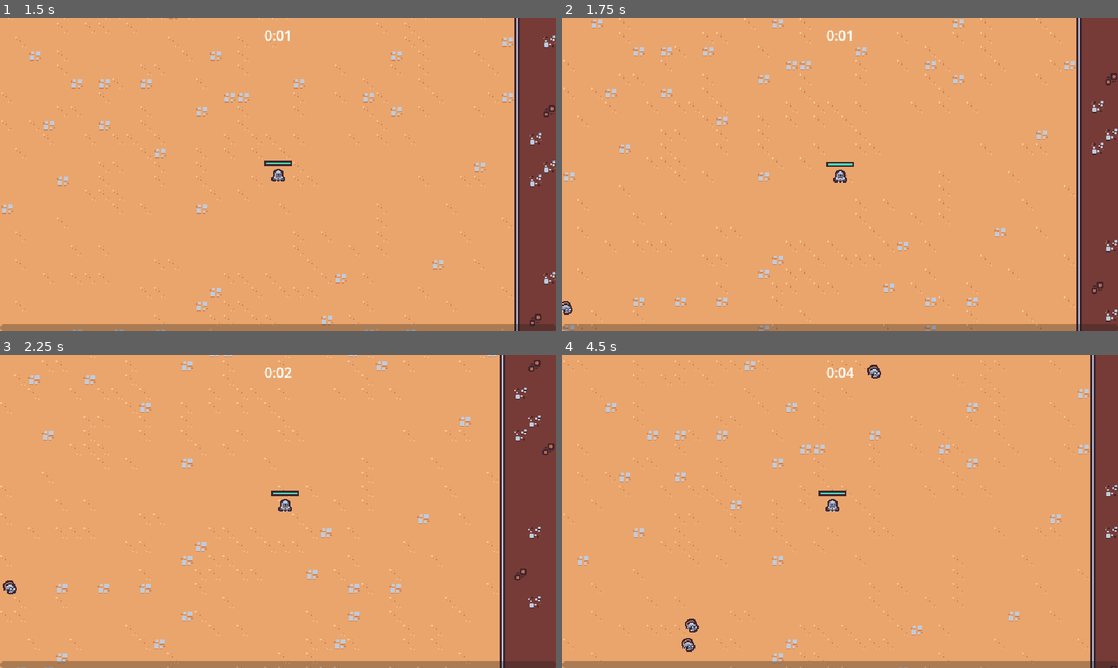
Above: before the commit, frames 1-4 (two rows, left to right).
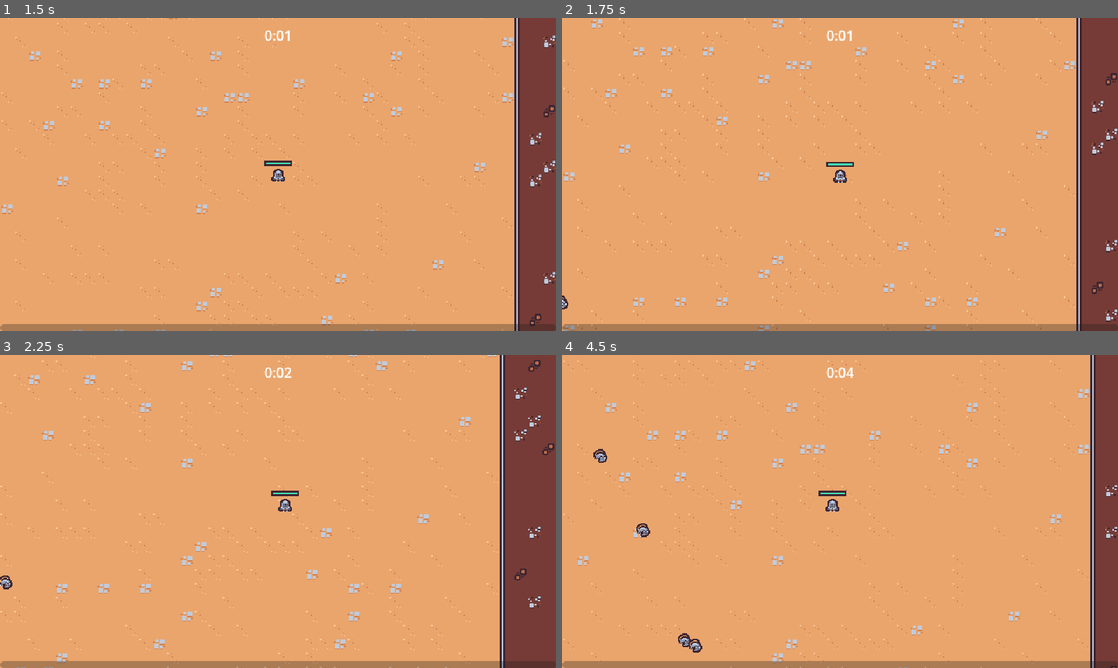
Above: after the commit, the same moments.

Repository: rprav-n/2D-Survivors-Style-Game
Game: Godot game, scene res://scenes/main/main.tscn
Same seed, same stepped clock (60 frames per second), same inputs: the game is played once before the commit and once after it.
Inputs (mouse positions are in pixels of both pictures, inside the frame that each line leads up to):
- Up to frame 1 (1.5 s): move the mouse to (400, 158) at 0.52 s; press the mouse at (400, 158) at 0.53 s; hold D (move_right) 0.53-1.28 s; move the mouse to (166, 190) at 1.27 s; release the mouse at (166, 190) at 1.28 s; hold S (move_down) from 1.28 s (still down); click (166, 190) at 1.35 s
- Up to frame 2 (1.75 s): keep holding S (move_down)
- Up to frame 3 (2.25 s): move the mouse to (333, 442) at 2.02 s; release S (move_down) at 2.03 s; press the mouse at (333, 442) at 2.03 s; hold D (move_right) from 2.03 s (still down)
- Up to frame 4 (4.5 s): move the mouse to (812, 574) at 2.77 s; release D (move_right) at 2.78 s; release the mouse at (812, 574) at 2.78 s; hold W (move_up) 2.78-3.53 s; click (812, 574) at 2.85 s; move the mouse to (1006, 558) at 3.52 s; press the mouse at (1006, 558) at 3.53 s; hold Left (move_left) from 3.53 s (still down); move the mouse to (673, 464) at 4.27 s; release the mouse at (673, 464) at 4.28 s; click (673, 464) at 4.35 s

Frame 1 is identical in both runs. In frame 2, less than 0.1% of the frame differs, in the area x 0-2%, y 88-95%; in frame 3, 0.1%; in frame 4, 0.5%, in the area x 5-58%, y 3-96%.

Commit message:
Preventing invalid spawning

Diff:
--- a/scenes/game_object/basic_enemy/basic_enemy.tscn
+++ b/scenes/game_object/basic_enemy/basic_enemy.tscn
@@ -14,7 +14,7 @@
 
 [node name="BasicEnemy" type="CharacterBody2D" groups=["enemy"]]
 collision_layer = 8
-collision_mask = 8
+collision_mask = 9
 motion_mode = 1
 script = ExtResource("1_gw5xw")
 
--- a/scenes/manager/enemy_manager.gd
+++ b/scenes/manager/enemy_manager.gd
@@ -9,10 +9,32 @@
 var base_spawn_time: float = 0
 @onready var timer: Timer = $Timer
 
+
 func _ready() -> void:
 	base_spawn_time = timer.wait_time
 	timer.timeout.connect(_on_timer_timeout)
 	arena_time_manager.arena_difficulty_increased.connect(_on_arena_difficulty_increased)
+
+
+func get_spawn_position() -> Vector2:
+	var player: Player = get_tree().get_first_node_in_group("player") as Player
+	if player == null:
+		return Vector2.ZERO
+
+	var random_direction: Vector2 = Vector2.RIGHT.rotated(randf_range(0, TAU))
+	var spawn_position: Vector2 = player.global_position + (random_direction * SPAWN_RADIUS)
+
+	for i in 4:
+		spawn_position = player.global_position + (random_direction * SPAWN_RADIUS)
+		var query_paramerters: PhysicsRayQueryParameters2D = 	PhysicsRayQueryParameters2D.create(player.global_position, spawn_position, 1 << 0)
+		var result: Dictionary = get_tree().root.world_2d.direct_space_state.intersect_ray(query_paramerters)
+
+		if result.is_empty():
+			return spawn_position
+		else:
+			random_direction = random_direction.rotated(deg_to_rad(90))
+
+	return spawn_position
 
 
 func _on_timer_timeout() -> void:
@@ -21,13 +43,11 @@
 	if player == null:
 		return
 
-	var random_direction: Vector2 = Vector2.RIGHT.rotated(randf_range(0, TAU))
-	var spawn_position: Vector2 = player.global_position + (random_direction * SPAWN_RADIUS)
 
 	var enemy: Node2D = basic_enemy_scene.instantiate() as Node2D
 	var entities_layer: Node = get_tree().get_first_node_in_group("entities_layer") as Node
 	entities_layer.add_child(enemy)
-	enemy.global_position = spawn_position
+	enemy.global_position = get_spawn_position()
 
 
 func _on_arena_difficulty_increased(arena_difficulty: int) -> void:
